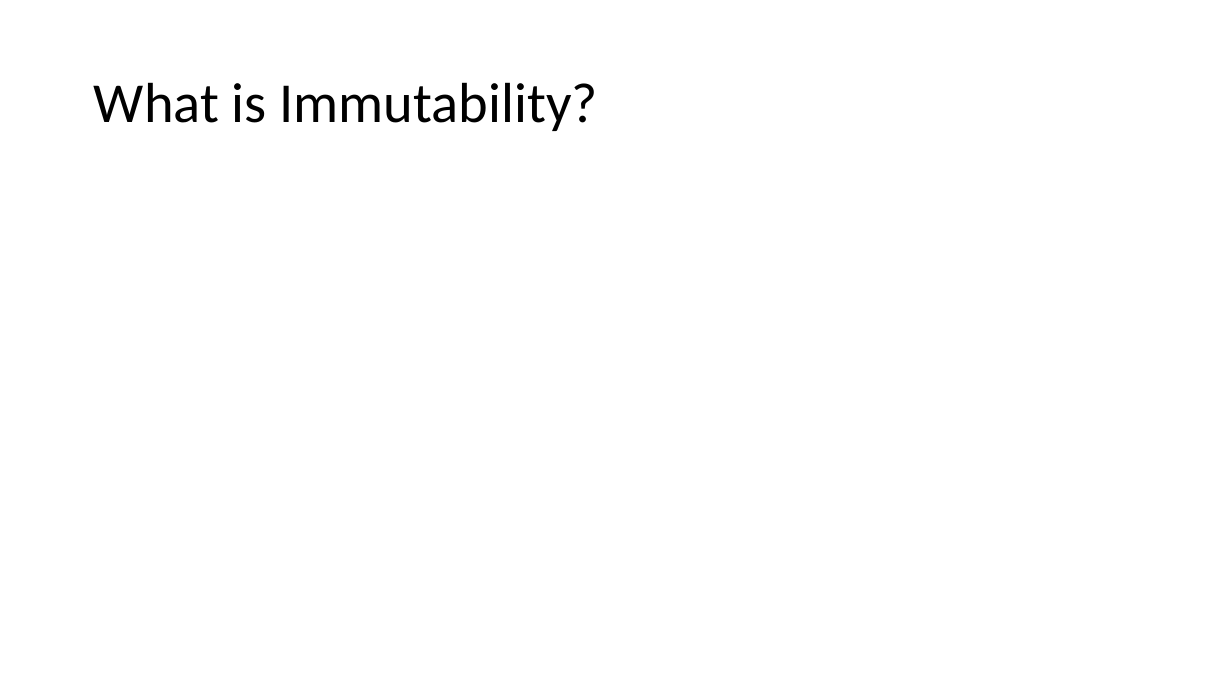
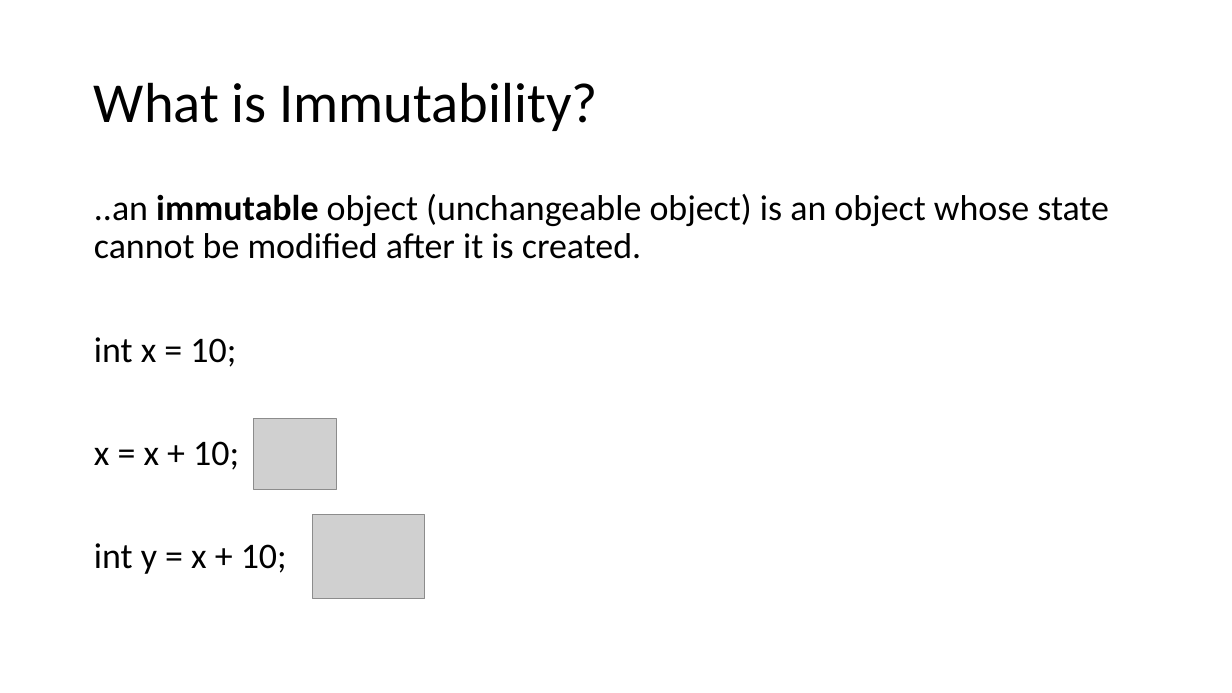
Before and after one commit to relentless/ImmutabilityDojo, a slide deck: slide 2 of Immutability Dojo.pptx. Drawn at 1232x693 pixels with LibreOffice and Linux fonts; fonts in the diff are those of the drawing; grey boxes stand for pictures. Boxes give left, top, right and bottom in pixels: in the first picture for what was removed or moved away, otherwise in the second. Text is boxed around its words. In the diff, an @@ line names an element or a change of style, - is before the commit and + after.

```diff
--- a/Immutability Dojo.pptx
+++ b/Immutability Dojo.pptx
@@ text added at (94, 194, 1109, 574), 28 pt, text #000000 @@
+..an immutable object (unchangeable object) is an object whose state cannot be modified after it is created.
+int x = 10;
+x = x + 10;
+int y = x + 10;
@@ picture added at (254, 419, 336, 489) @@
@@ picture added at (313, 515, 425, 599) @@
```
Also in this commit, not shown: 2 other slides changed, 4 slides added, 2 slides removed, 1 other file.
